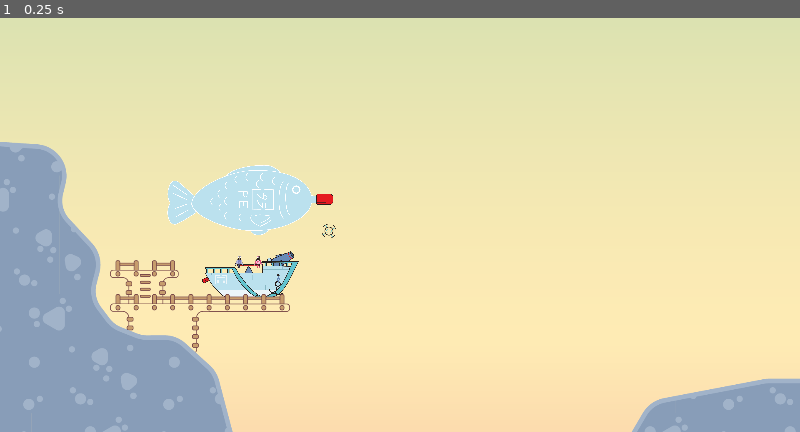
Above: before the commit, frame 1.
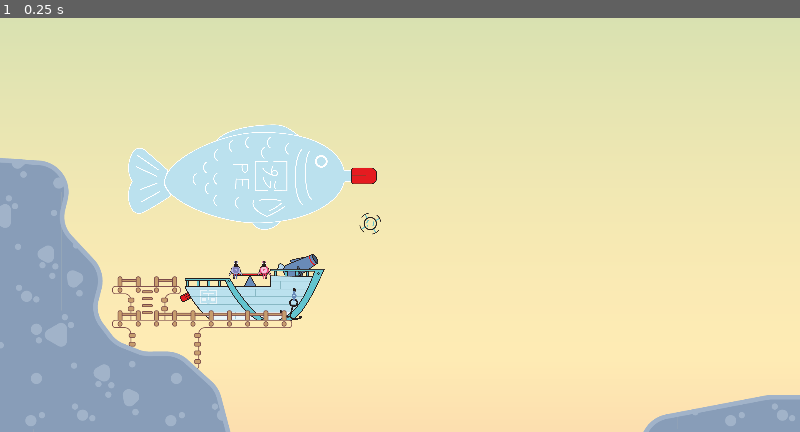
Above: after the commit, the same moment.

Repository: TheJP/GlobalGameJam2025
Game: Godot game, scene res://level/level.tscn
Two runs of this game, one before a commit and one after it. Both use one fixed random seed, a clock stepped at 60 frames per second and the inputs below. The engine's default icon, where the game draws it, is replaced by a stand-in: a white triangle on a blue panel in a dark square. Sound files missing from this copy of the repository are replaced by a short silence.
Inputs:
- Up to frame 1 (0.25 s): no input

The runs differ from the first frame. In frame 1, 11% of the frame differs, in the area x 0-100%, y 25-100%.

Commit message:
Increase boat size

Diff:
--- a/boat/boat.tscn
+++ b/boat/boat.tscn
@@ -19,11 +19,11 @@
 colors = PackedColorArray(1, 1, 1, 1, 1, 1, 1, 1, 1, 1, 1, 0)
 
 [node name="Boat" type="Node2D"]
-scale = Vector2(0.2, 0.2)
+scale = Vector2(0.3, 0.3)
 script = ExtResource("1_2rl37")
 
 [node name="Camera2D" type="Camera2D" parent="."]
-position = Vector2(1795, -860)
+position = Vector2(1180, -703.333)
 scale = Vector2(5, 5)
 position_smoothing_speed = 50.0
 rotation_smoothing_speed = 50.0
